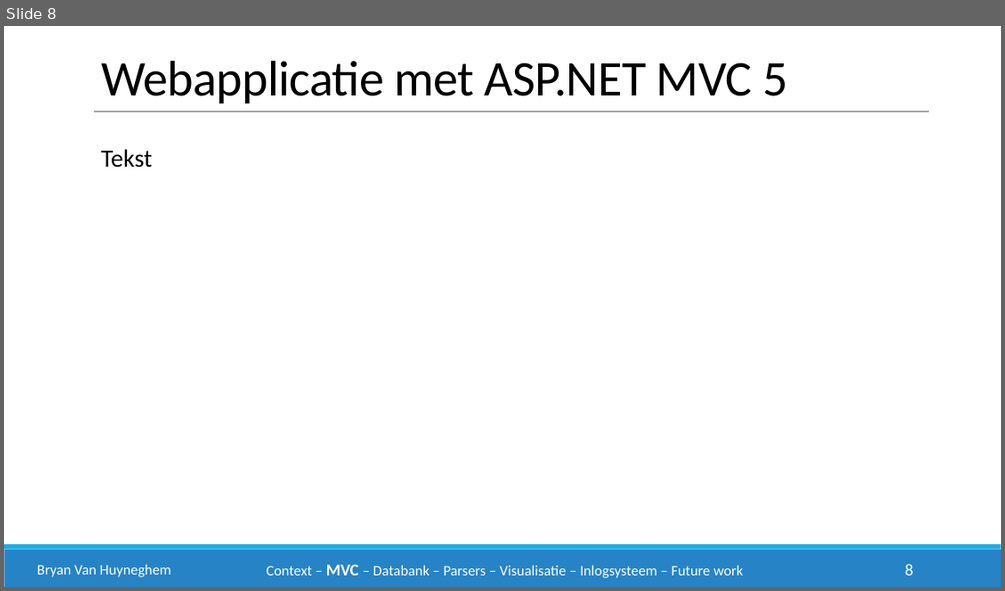
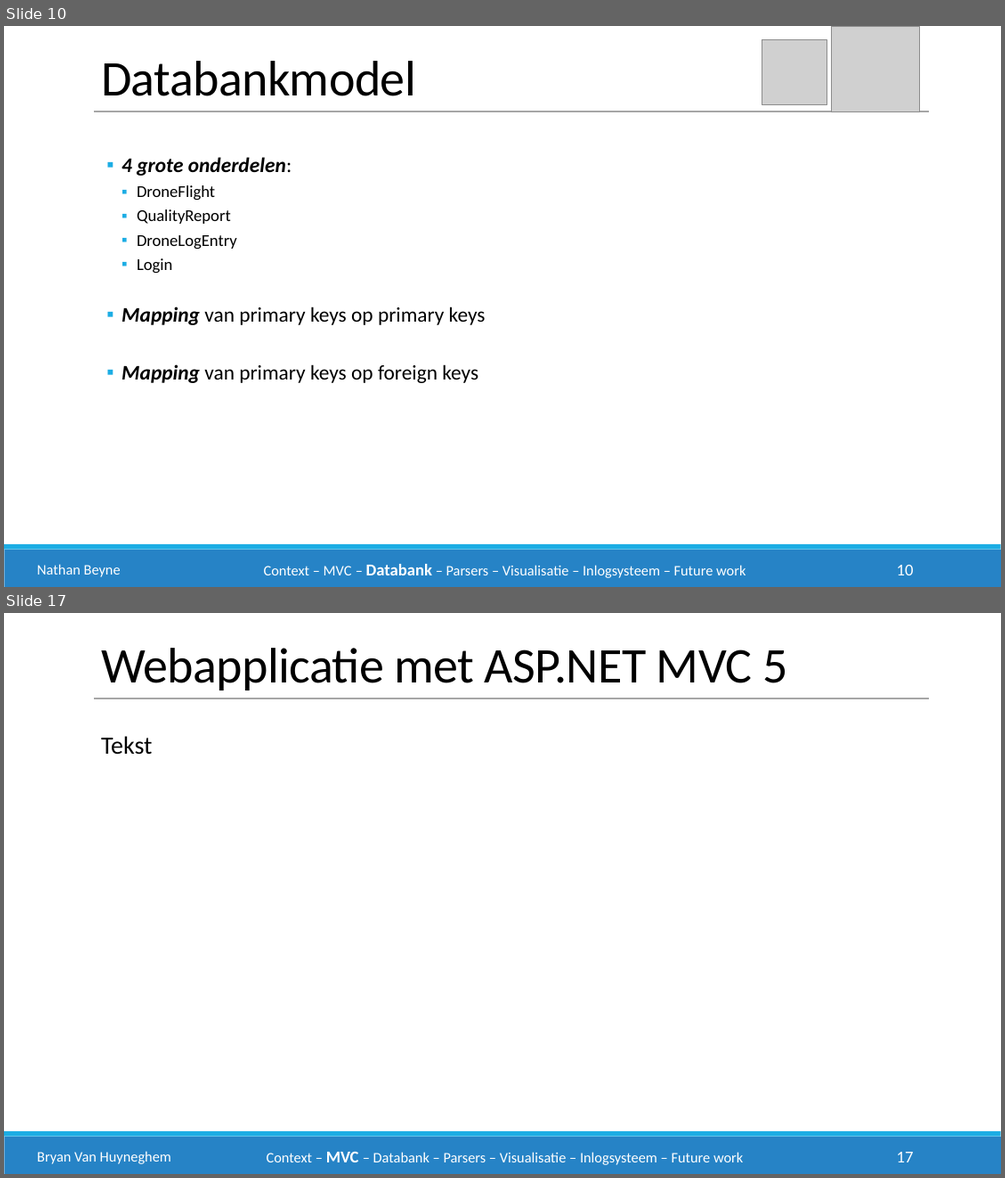
Before and after one commit to philipkukoba/Bachelors-Dissertation-DroneWebApp, a slide deck: documenten/eindpresentatie/drone1.pptx. Shown one above the other, each under a label of ours: slide 8 before the commit, slides 10 and 17 after it; the slides between them are not shown. The pictures are 1005x591 and 1005x1178 pixels, drawn with LibreOffice and Linux fonts; fonts in the diff are those of the drawing; grey boxes stand for pictures. Boxes give left, top, right and bottom in pixels: in the first picture for what was removed or moved away, otherwise in the second. Text is boxed around its words. In the diff, an @@ line names an element or a change of style, - is before the commit and + after.

Commit message:
Slides nathan v1.0

```diff
--- a/documenten/eindpresentatie/drone1.pptx
+++ b/documenten/eindpresentatie/drone1.pptx
@@ slide 10 added at box(4, 26, 1001, 587), background #FFFFFF; not listed: 2 template elements that a slide beside it also shows @@
@@ picture added at box(761, 39, 826, 104) @@
@@ picture added at box(832, 26, 920, 112) @@
@@ text added at box(101, 61, 416, 96), 48 pt, text #000000 @@
+Databankmodel
@@ line added from (94, 111) to (929, 111), #A6A6A6 1 pt @@
@@ text added at box(121, 157, 485, 383), 20 pt, text #000000 @@
+  ▪ 4 grote onderdelen:
+    ▪ DroneFlight
+    ▪ QualityReport
+    ▪ DroneLogEntry
+    ▪ Login
+  ▪ Mapping van primary keys op primary keys
+  ▪ Mapping van primary keys op foreign keys
@@ text added at box(37, 564, 121, 577), 14 pt, text #FFFFFF @@
+Nathan Beyne
@@ text added at box(264, 564, 745, 578), 14 pt, text #FFFFFF @@
+Context – MVC – Databank – Parsers – Visualisatie – Inlogsysteem – Future work
@@ page number added at box(897, 564, 914, 575), 16 pt, text #FFFFFF @@
+10
@@ what was slide 8 is now slide 17 @@
@@ page number at box(897, 1151, 914, 1162): text changed @@
-8
+17
```
Also in this commit, not shown: 8 other slides added, 1 other file.
